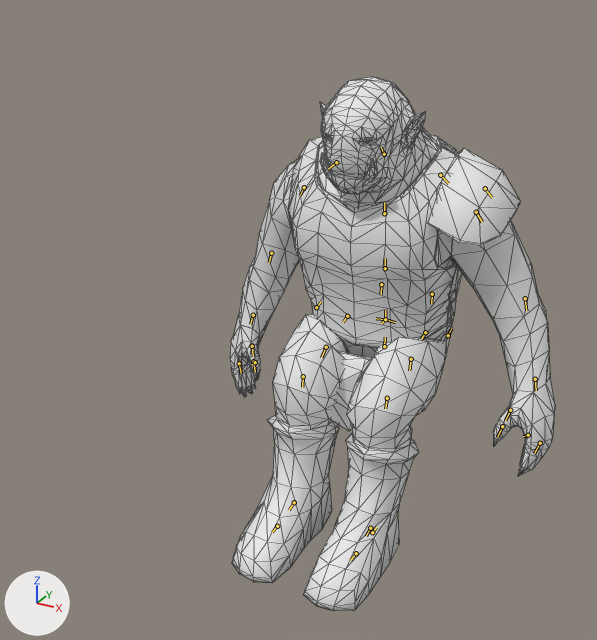
The Blender file assets-src/rooms/tavern/creature-clips/Orc.blend as it was, and as the next commit left it.
One viewpoint serves both versions: a camera (50 mm lens) standing at (0.489, -1.139, 0.876) and looking at (-0.044, -0.17, 0.391). Every picture has the same lights, and +X, +Y and +Z are marked at lower left. The picture after the commit comes second. Both versions are drawn at frame 1 of the action 'SitDice'; the numbers are the values there. The bones that change, and the others that lie on the model, are drawn over the model as lines. Mesh edges are drawn as thin lines.

The first picture shows 'OrcSourceMesh'.
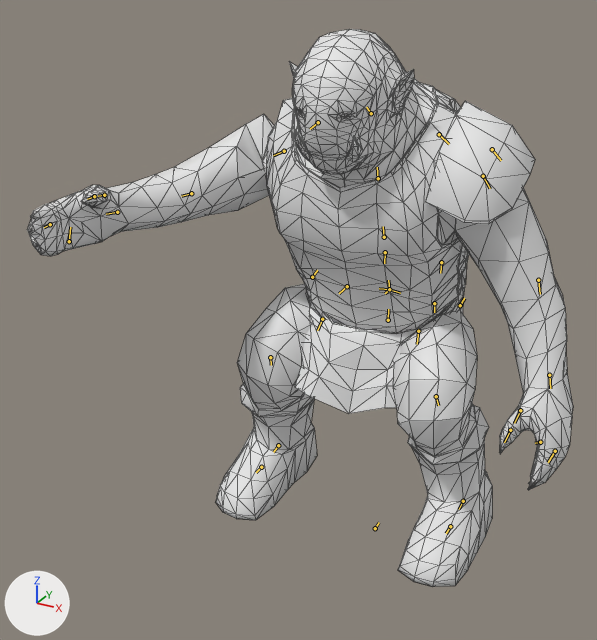
Pixel boxes (x1, y1, x2, y2) of what changed, in the pictures (597 x 640 px):
'OrcSourceMesh', posed (68% wider)
    before: (230, 77, 555, 611)
    after: (27, 29, 573, 587)
bone 'Stride', root to tip
    before: (372, 532) to (376, 527)
    after: (375, 528) to (379, 522)
bone 'spine1', root to tip
    before: (385, 319) to (385, 310)
    after: (389, 289) to (388, 280)
bone 'arm_l', root to tip
    before: (476, 212) to (482, 222)
    after: (483, 176) to (490, 188)
bone 'arm_r', root to tip
    before: (304, 187) to (300, 195)
    after: (284, 151) to (273, 155)
bone 'forearm_r', root to tip
    before: (271, 253) to (269, 262)
    after: (191, 193) to (181, 196)
bone 'leg_l', root to tip
    before: (425, 332) to (421, 339)
    after: (434, 303) to (434, 312)
bone 'lowleg_l', root to tip
    before: (387, 398) to (385, 408)
    after: (436, 396) to (438, 405)
bone 'foot_l', root to tip
    before: (370, 528) to (366, 536)
    after: (463, 501) to (459, 509)
bone 'leg_r', root to tip
    before: (347, 316) to (343, 322)
    after: (347, 286) to (339, 293)
bone 'lowleg_r', root to tip
    before: (303, 376) to (302, 387)
    after: (270, 357) to (271, 365)
bone 'foot_r', root to tip
    before: (294, 502) to (289, 510)
    after: (278, 445) to (273, 452)

What the commit changed:
Bone 'Stride' (bone_stride) moves from (0.0, 0.041, -0.117) to (0.0, 0.051, -0.115).
Bone 'Stride' (bone_stride) is rescaled from (0.9, 0.9, 0.9) to (1.0, 1.0, 1.0).
Bone 'spine1' (bone_spine1) turns from (14, 0, 0) to (3, 0, 0) degrees about its own x, y and z.
Bone 'arm_l' (bone_arm_l) turns from (1, -1, -3) to (-10, -8, -3) degrees about its own x, y and z.
Bone 'arm_r' (bone_arm_r) turns from (-3, 1, 1) to (-94, 28, -30) degrees about its own x, y and z.
Bone 'forearm_r' (bone_forearm_r) turns from (-8, -1, -11) to (-7, 0, -11) degrees about its own x, y and z.
Bone 'leg_l' (bone_leg_l) turns from (55, -4, -2) to (43, -20, 10) degrees about its own x, y and z.
Bone 'lowleg_l' (bone_lowleg_l) turns from (40, 1, -2) to (56, 18, 3) degrees about its own x, y and z.
Bone 'foot_l' (bone_foot_l) turns from (-14, 2, -6) to (14, -6, -11) degrees about its own x, y and z.
Bone 'leg_r' (bone_leg_r) turns from (55, -1, -1) to (41, 14, -13) degrees about its own x, y and z.
Bone 'lowleg_r' (bone_lowleg_r) turns from (41, 0, -1) to (56, -15, -6) degrees about its own x, y and z.
Bone 'foot_r' (bone_foot_r) turns from (-14, 0, 0) to (14, 8, 7) degrees about its own x, y and z.
